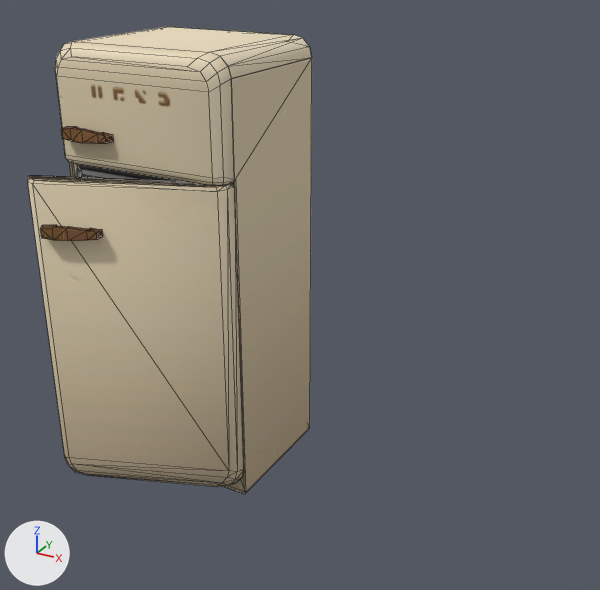
The Blender file Ramen_EscapaDeLaJaula_/Assets/Modelos 3D/Cocina/Clutter/Nevera/untitled.blend: old version first, new version second.
The view is the same before and after, from a 50 mm camera at (2.38, -2.41, 2.4) aimed at (0.89, 0.3, 1.04). The axes (+X, +Y, +Z) are drawn at lower left. The lights are the same throughout. Mesh edges are drawn as thin lines.

In view in the first picture: 'puerta'.
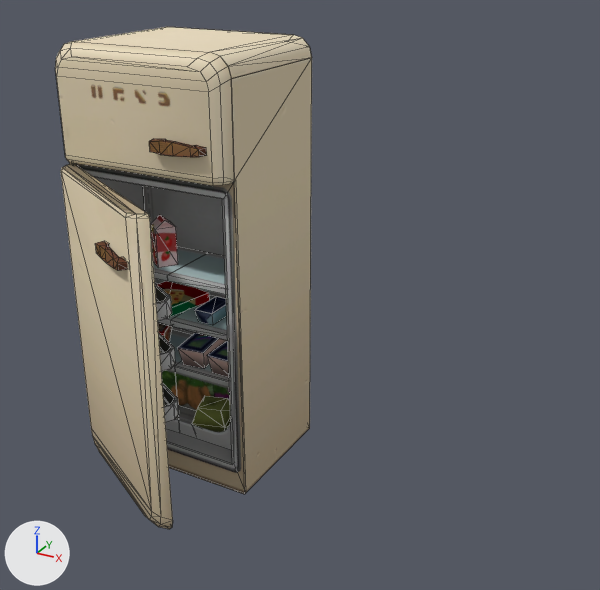
Where the newer file only moved an object's origin or applied its transform, the numbers keep the older frame.

Edits to the bpy script that builds the scene:
```text
Change me_s4studio_mesh_1_001:
    used by ob_puerta; location = (0.252, 0.06, 0.809); rotation_euler = (1.571, 0.0, 0.363), in degrees (90, 0, 21)
    remove me_s4studio_mesh_1_001.from_pydata(...)  # 964 vertices, 552 faces, 2 loose edges; spans x -0.42..0.65, y -0.81..1.18, z -0.89..0.1
    add me_s4studio_mesh_1_001.from_pydata(...)  # 963 vertices, 550 faces; spans x -0.37..1.85, y -0.83..1.18, z -0.89..0.36
    me_s4studio_mesh_1_001 part 1: the loose piece of 15 vertices spanning x -0.33..0.34, y 0.0..0.08, z -0.11..0.0 is turned -49.8 degrees about the y axis through its middle, then moved by (-0.04, -0.02, 0.05)
    me_s4studio_mesh_1_001 part 2: the loose piece of 8 vertices spanning x -0.32..0.33, y 0.02..0.08, z -0.1..-0.07 is turned -49.8 degrees about the y axis through its middle, then moved by (-0.02, -0.02, 0.06)
    me_s4studio_mesh_1_001 part 3: the loose piece of 14 vertices spanning x -0.33..0.34, y 0.08, z -0.11..0.0 is turned -49.8 degrees about the y axis through its middle, then moved by (-0.04, -0.02, 0.05)
    me_s4studio_mesh_1_001 part 4: the loose piece of 11 vertices spanning x -0.33..0.34, y 0.3, z -0.11..0.0 is turned -49.8 degrees about the y axis through its middle, then moved by (-0.04, -0.02, 0.05)
    me_s4studio_mesh_1_001 part 5: the loose piece of 8 vertices spanning x -0.32..0.33, y 0.24..0.3, z -0.1..-0.07 is turned -49.8 degrees about the y axis through its middle, then moved by (-0.02, -0.02, 0.06)
    me_s4studio_mesh_1_001 part 6: the loose piece of 12 vertices spanning x -0.33..0.34, y 0.23..0.3, z -0.11..0.0 is turned -49.8 degrees about the y axis through its middle, then moved by (-0.04, -0.02, 0.05)
    me_s4studio_mesh_1_001 part 7: the loose piece of 36 vertices spanning x -0.42..0.43, y -0.74..0.69, z 0.0..0.07 is turned -49.8 degrees about the y axis through its middle, then moved by (-0.11, -0.02, 0.02)
    me_s4studio_mesh_1_001 part 8: the loose piece of 12 vertices spanning x -0.35..-0.1, y 0.5..0.51, z 0.06..0.1 is turned -49.8 degrees about the y axis through its middle, then moved by (0.23, -0.02, 0.17)
    me_s4studio_mesh_1_001 part 9: the loose piece of 10 vertices spanning x -0.34..-0.11, y 0.46..0.51, z 0.1 is turned -49.8 degrees about the y axis through its middle, then moved by (0.21, -0.02, 0.17)
    me_s4studio_mesh_1_001 part 10: 49 loose pieces with 264 vertices, spanning x -0.41..0.42, y -0.23..0.85, z -0.21..0.1, are deleted
    me_s4studio_mesh_1_001 part 11: 14 vertices removed from x -0.41..0.42, y -0.04..0.69, z -0.1..0.06; 275 vertices added at x -0.36..0.33, y -0.25..0.85, z -0.29..0.36
```

What differs and where, as boxes [x1, y1, x2, y2] in the pictures (600 x 590 px; the box of a moved part takes in the faces that stretch with it):
'puerta', reshaped: before [27, 27, 312, 494]; after [55, 27, 312, 529]
part 1 of me_s4studio_mesh_1_001, moved or reshaped (not visible before): after [160, 348, 175, 371]
part 2 of me_s4studio_mesh_1_001, moved or reshaped (not visible before): after [159, 336, 170, 353]
part 3 of me_s4studio_mesh_1_001, moved or reshaped (not visible before): after [159, 333, 174, 355]
part 4 of me_s4studio_mesh_1_001, moved or reshaped (not visible before): after [155, 284, 171, 304]
part 5 of me_s4studio_mesh_1_001, moved or reshaped (not visible before): after [155, 287, 167, 302]
part 6 of me_s4studio_mesh_1_001, moved or reshaped (not visible before): after [156, 297, 172, 321]
part 7 of me_s4studio_mesh_1_001, moved or reshaped: before [27, 177, 244, 487]; after [61, 168, 173, 529]
part 8 of me_s4studio_mesh_1_001, moved or reshaped: before [40, 225, 101, 233]; after [96, 241, 127, 263]
part 9 of me_s4studio_mesh_1_001, moved or reshaped: before [40, 228, 97, 241]; after [95, 243, 118, 270]
part 10 of me_s4studio_mesh_1_001, deleted (brown): before [29, 127, 229, 239]
part 11 of me_s4studio_mesh_1_001, built on: before [34, 178, 234, 187]; after [62, 139, 206, 423]
